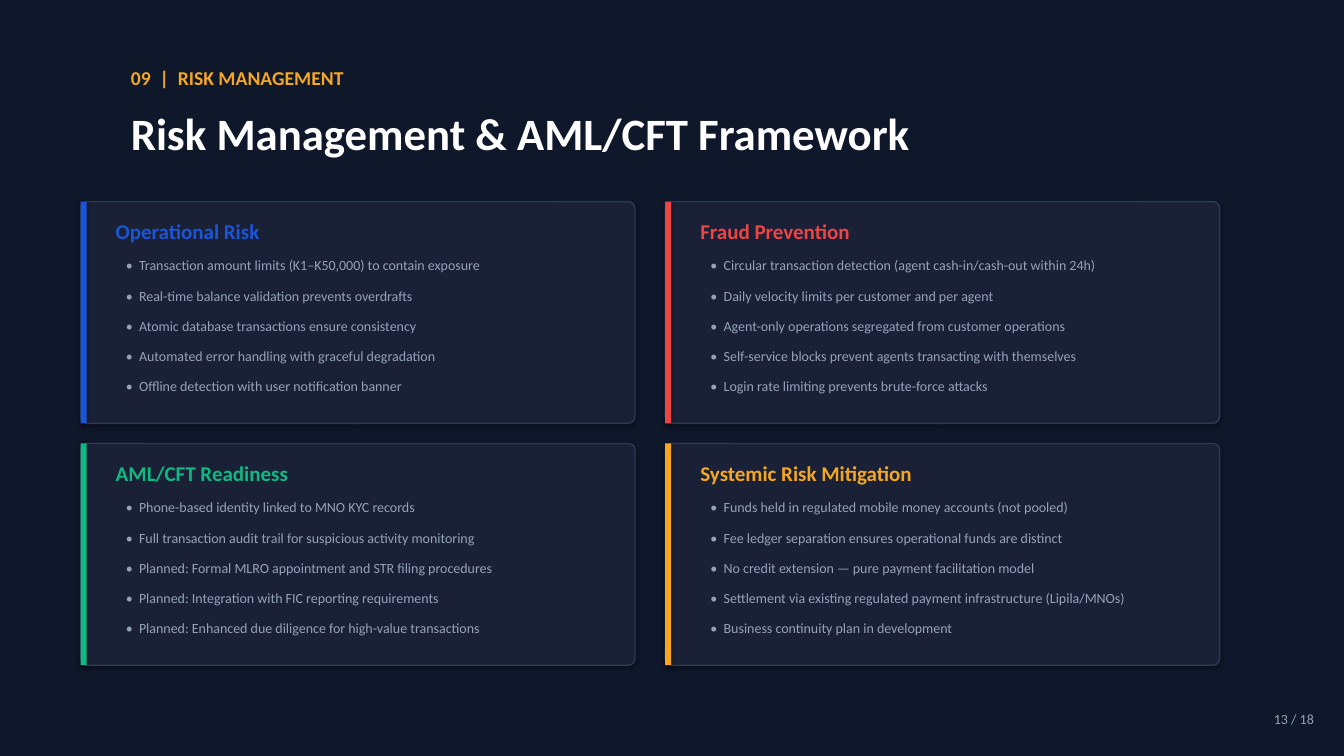
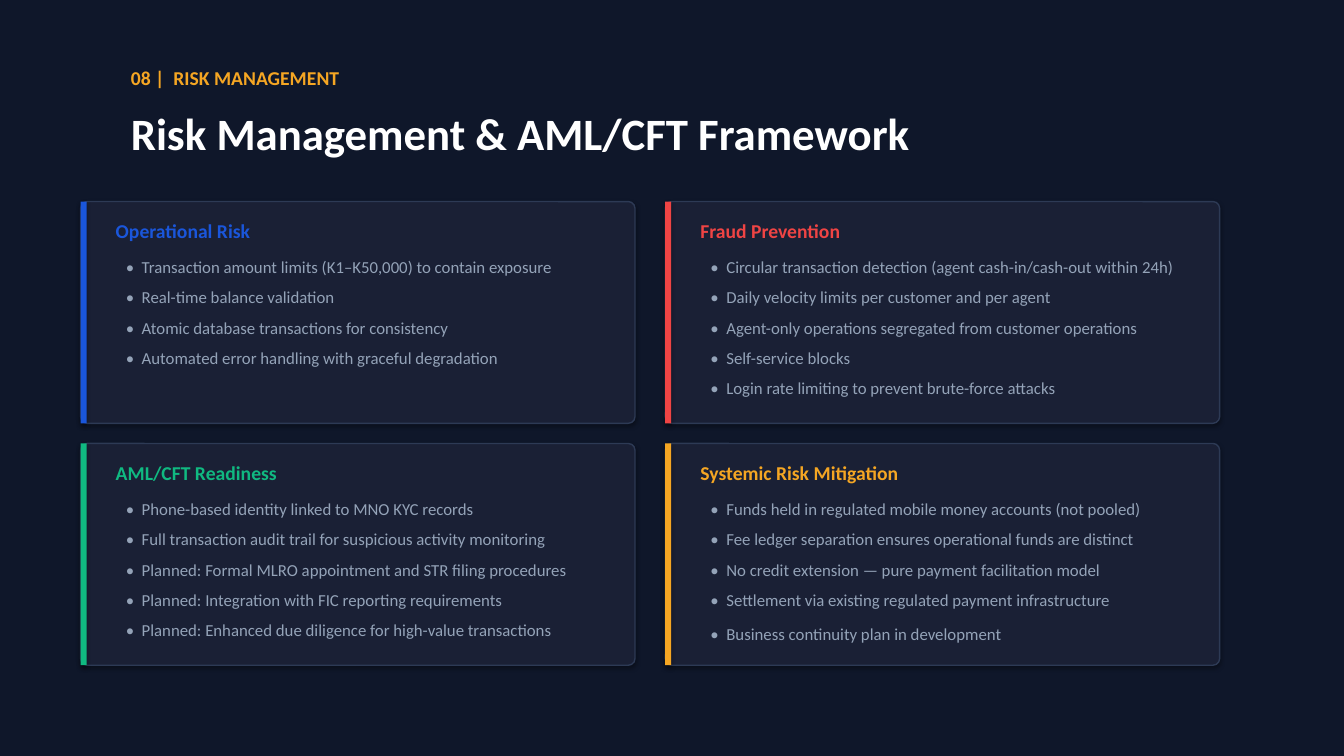
Before and after one commit to Denny-1032/Monde, a slide deck: slide 13 of Monde_BoZ_Presentation.pptx. Drawn at 1344x756 pixels with LibreOffice and Linux fonts; fonts in the diff are those of the drawing. Boxes give left, top, right and bottom in pixels: in the first picture for what was removed or moved away, otherwise in the second. Text is boxed around its words. In the diff, an @@ line names an element or a change of style, - is before the commit and + after.

```diff
--- a/Monde_BoZ_Presentation.pptx
+++ b/Monde_BoZ_Presentation.pptx
@@ text at bbox=[131, 71, 339, 85]: text changed @@
-09 | RISK MANAGEMENT
+08 | RISK MANAGEMENT
@@ text at bbox=[142, 291, 334, 303]: text changed; size 10 to 12 pt @@
-• Real-time balance validation prevents overdrafts
+• Real-time balance validation
@@ text at bbox=[142, 322, 448, 337]: text changed; size 10 to 12 pt @@
-• Atomic database transactions ensure consistency
+• Atomic database transactions for consistency
@@ text at bbox=[726, 352, 851, 364]: text changed; size 10 to 12 pt @@
-• Self-service blocks prevent agents transacting with themselves
+• Self-service blocks
@@ text removed at bbox=[139, 381, 401, 391] @@
-• Offline detection with user notification banner
@@ text at bbox=[726, 382, 1056, 397]: text changed; size 10 to 12 pt @@
-• Login rate limiting prevents brute-force attacks
+• Login rate limiting to prevent brute-force attacks
@@ size 15 to 14 pt in 4 elements at bbox=[116, 224, 250, 241], bbox=[700, 224, 840, 238], bbox=[116, 466, 277, 481], bbox=[700, 466, 899, 484] @@
@@ text at bbox=[726, 594, 1109, 609]: text changed; size 10 to 12 pt @@
-• Settlement via existing regulated payment infrastructure (Lipila/MNOs)
+• Settlement via existing regulated payment infrastructure
@@ size 10 to 12 pt in 14 elements at bbox=[142, 261, 551, 276], bbox=[142, 352, 497, 367], bbox=[726, 261, 1173, 276], bbox=[726, 291, 1050, 306], bbox=[726, 322, 1137, 337], bbox=[142, 503, 473, 518], bbox=[142, 533, 545, 548], bbox=[142, 564, 566, 579], bbox=[142, 594, 502, 609], bbox=[142, 624, 551, 639], bbox=[726, 503, 1141, 518], bbox=[726, 533, 1133, 548], bbox=[726, 564, 1100, 579], bbox=[726, 628, 1001, 643] @@
@@ text removed at bbox=[1274, 714, 1314, 724] @@
-13 / 18
```
Also in this commit, not shown: 9 other slides changed, 4 slides added, 7 slides removed, 25 other files.
